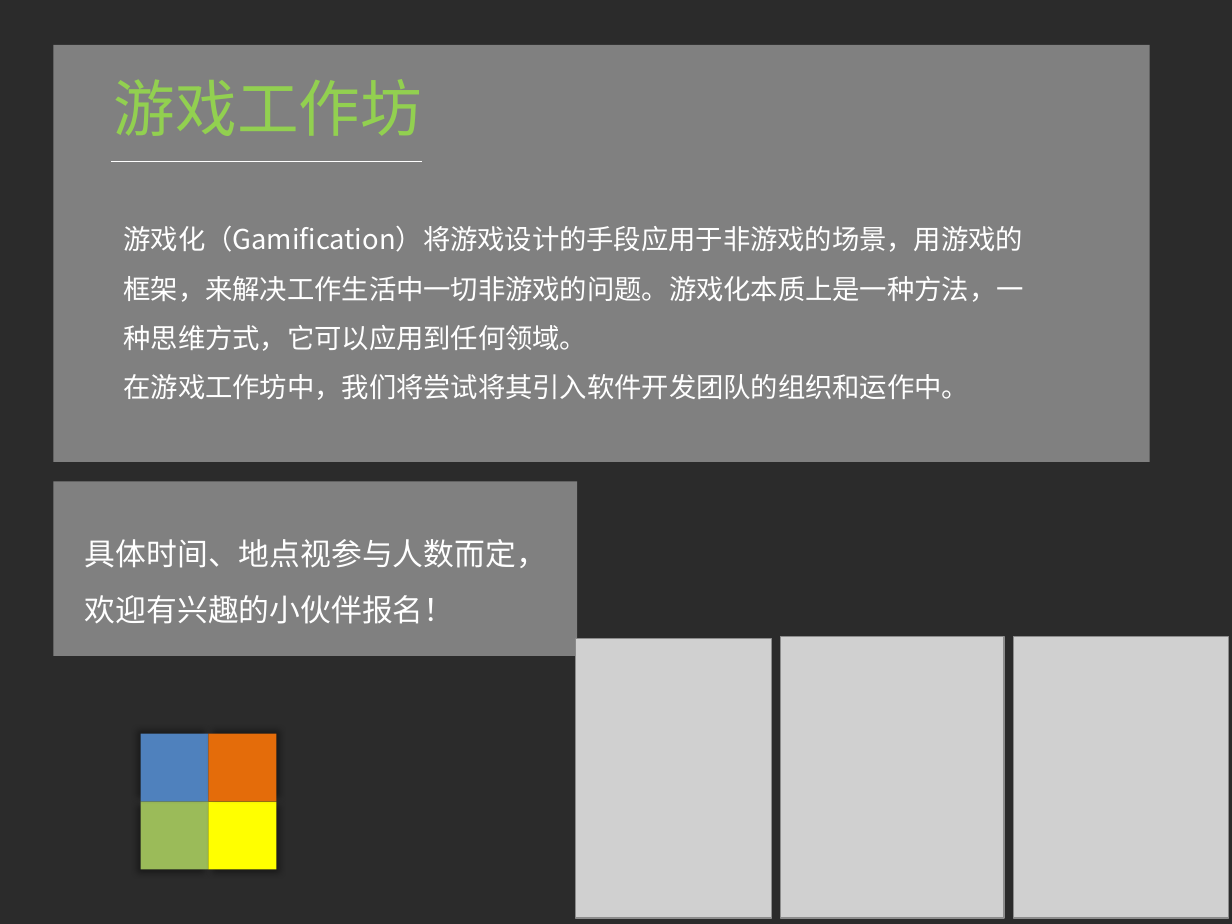
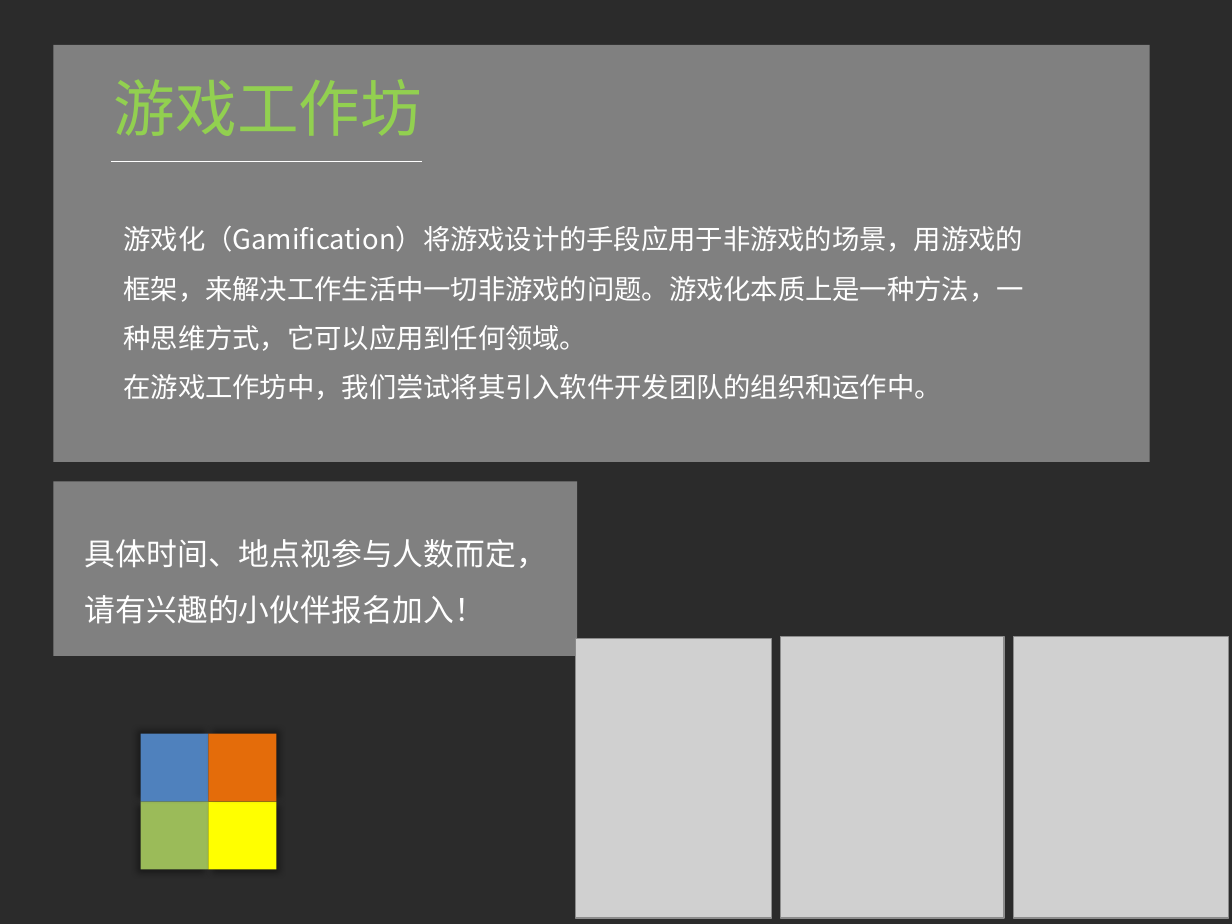
Before and after one commit to zhizhuwang/codekata, a slide deck: slide 5 of poster.pptx. Drawn at 1232x924 pixels with LibreOffice and Linux fonts; fonts in the diff are those of the drawing; grey boxes stand for pictures; background and template pictures are left out; a plain dark background stands for a picture behind light text. Boxes give left, top, right and bottom in pixels: in the first picture for what was removed or moved away, otherwise in the second. Text is boxed around its words. In the diff, an @@ line names an element or a change of style, - is before the commit and + after.

Commit message:
fix bug

```diff
--- a/poster.pptx
+++ b/poster.pptx
@@ rectangle at bbox=[53, 44, 1149, 462]: fill #35A544 to #44964D @@
@@ text at bbox=[124, 374, 942, 400]: text changed; text colour #C7EDCC to #CCE8CF @@
-在游戏工作坊中，我们将尝试将其引入软件开发团队的组织和运作中。
+在游戏工作坊中，我们尝试将其引入软件开发团队的组织和运作中。
@@ text at bbox=[85, 595, 485, 624]: text changed; text colour #C7EDCC to #CCE8CF @@
-欢迎有兴趣的小伙伴报名！
+请有兴趣的小伙伴报名加入！
```
Also in this commit, not shown: 5 other slides changed.
